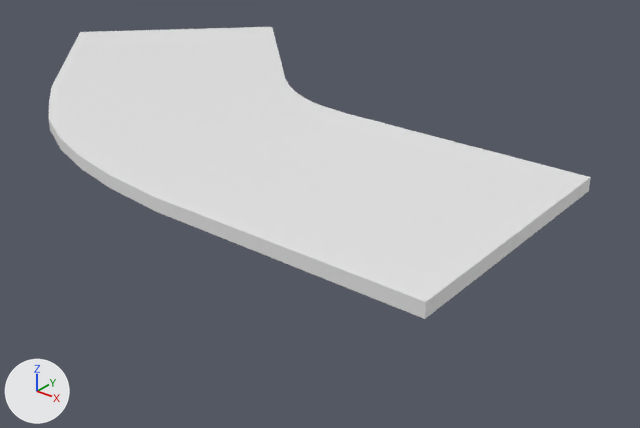
The FBX model Ludum dare/Assets/Graph/3D/Roads/SM_Road_Turn_45_Right.fbx: old version first, new version second.
One viewpoint serves both versions: a 50 mm lens placed at (9.8, -21.5, 11.6), pointed at (-11.2, 4.8, -4.6). Lighting does not change. The marker at lower left points along +X, +Y and +Z.

Objects in the first picture: 'SM_Road_Turn_45_Right'.
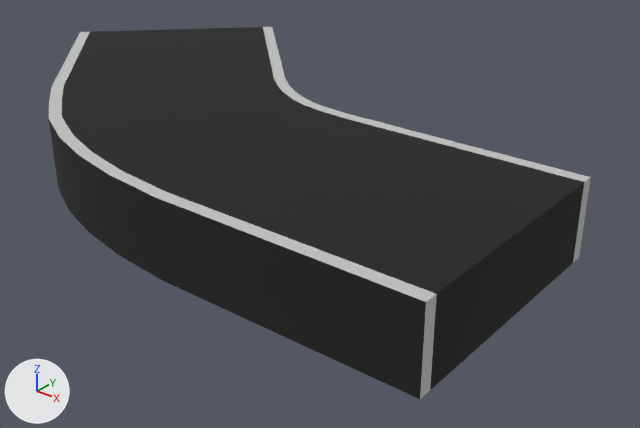
Commit message: Update roads

Boxes (x1, y1, x2, y2) around the edits, measured in the pictures (640 x 428 px):
'SM_Road_Turn_45_Right', reshaped (27% taller)
    before: (48, 27, 591, 319)
    after: (48, 27, 591, 399)
part 1 of me_cube_054, built on
    before: (48, 27, 591, 319)
    after: (48, 27, 591, 399)
part 2 of me_cube_054, recoloured (grey to black)
    before: (49, 120, 426, 319)
    after: (49, 120, 426, 399)

The change in detail:
Picture 'Texture.png' (img_texture_png) is new.
Material 'MT_TurboPanda' (mat_mt_turbopanda) is new.
Its texture is img_texture_png.
Its roughness is 1.0.
me_cube_054 is used by ob_sm_road_turn_45_right; location (0.0, 0.0, 0.0).
me_cube_054 had 36 vertices, 34 faces and spanned x -28.5..0.0, y -5.0..13.5, z -0.5..0.0.
me_cube_054 now has 90 vertices, 88 faces and spans x -28.5..0.0, y -5.0..13.5, z -3.0..0.0.
Part 1, on me_cube_054:
18 faces are deleted.
18 vertices in x -28.5..0.0, y -5.0..13.5, z -0.5 move by (0.0, 0.0, -2.5).
54 vertices are added at x -28.2..0.0, y -4.5..13.2, z -3.0..0.0.
72 new faces join them.
me_cube_054 part 2: 16 faces spanning x -28.5..0.0, y -5.0..13.5, z -3.0..0.0 switch from no material to mat_mt_turbopanda (picture img_texture_png).
